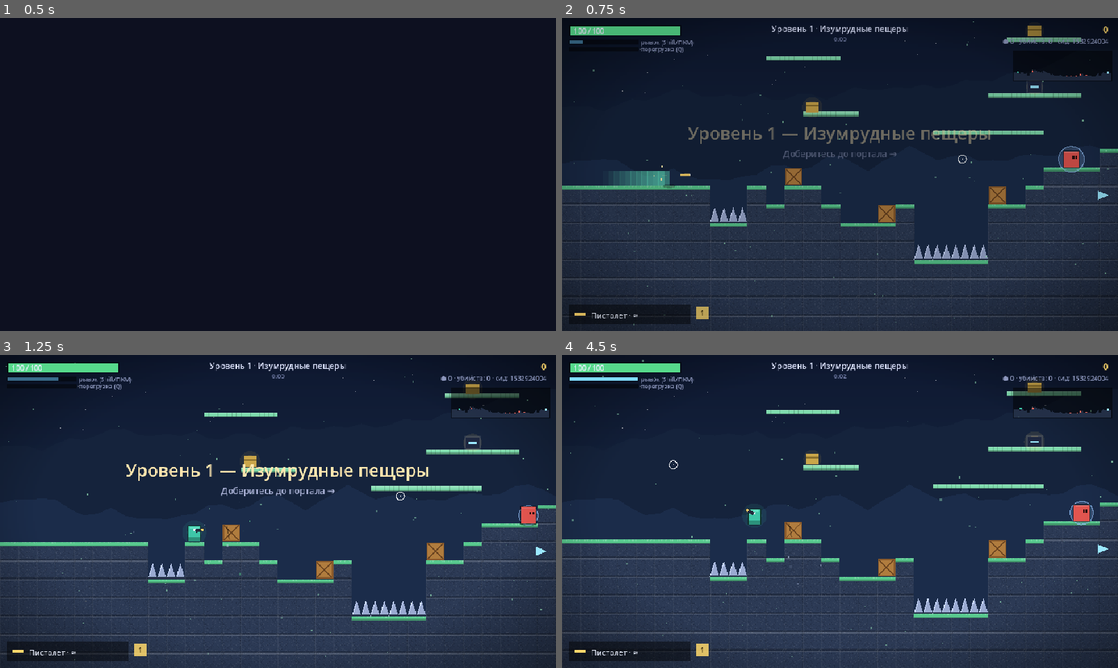
Above: before the commit, frames 1-4 (two rows, left to right).
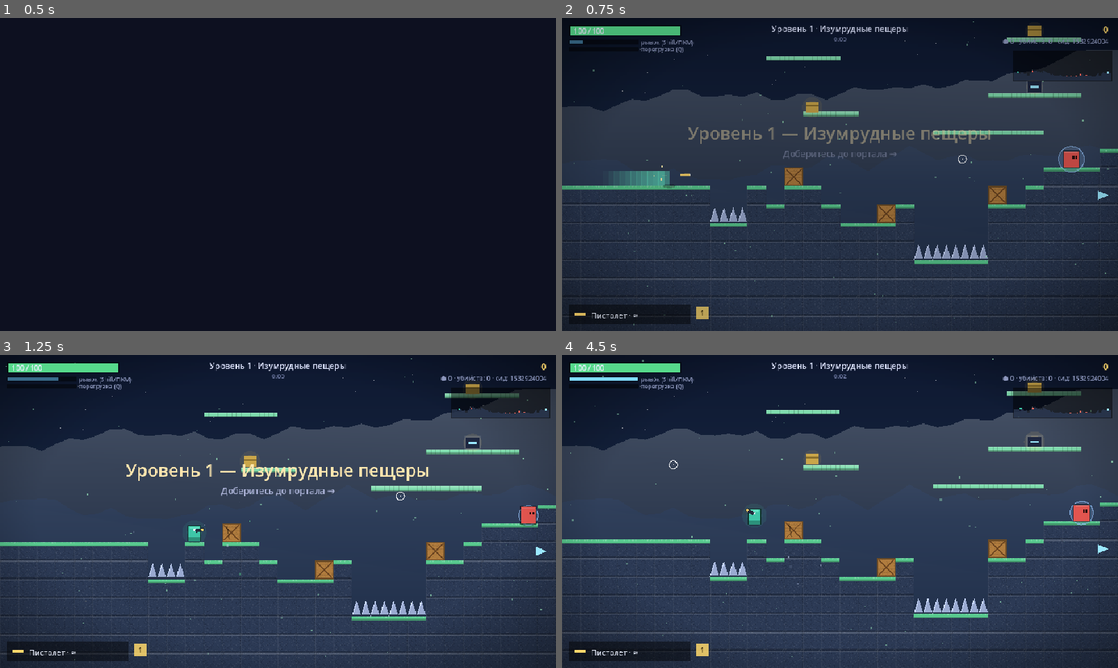
Above: after the commit, the same moments.

Repository: agent-carl/probable-enigma
Game: Godot game, scene res://Main.tscn
The game is run twice, just before and just after one commit, with the same random seed, the same clock (stepped at 60 frames per second) and the same inputs.
Inputs (mouse positions are in pixels of both pictures, inside the frame that each line leads up to):
- Up to frame 1 (0.5 s): no input
- Up to frame 2 (0.75 s): tap Enter at 0.5 s; move the mouse to (962, 158) at 0.52 s; hold D from 0.53 s (still down); hold Shift from 0.53 s (still down); click (962, 158) at 0.67 s
- Up to frame 3 (1.25 s): keep holding D; keep holding Shift; tap Space at 0.77, 1.07 s
- Up to frame 4 (4.5 s): move the mouse to (728, 527) at 1.27 s; release D at 1.28 s; release Shift at 1.28 s; hold S 1.28-2.03 s; tap Q at 1.35 s; tap Space at 1.52, 1.82, 3.02, 3.32, 3.5, 3.77, 4.07 s; move the mouse to (895, 442) at 2.02 s; hold D 2.03-2.78 s; tap 1 at 2.1 s; move the mouse to (812, 574) at 2.77 s; hold W 2.78-3.53 s; tap P at 2.85 s; click (812, 574) at 2.92 s; move the mouse to (1006, 558) at 3.52 s; hold A from 3.53 s (still down); tap M at 3.6 s; tap Enter at 4.25, 4.35 s; move the mouse to (673, 464) at 4.27 s

Frame 1 is identical in both runs. In frame 2, 20% of the frame differs, in the area x 0-100%, y 10-66%; in frame 3, 22%; in frame 4, 22%, in the area x 0-100%, y 10-71%.

Commit message:
Graphics pass 3: gradient parallax hills and wood-grain crates
- Parallax hills now shaded with a vertical per-vertex gradient (lighter at
  the silhouette, darker toward the base) for depth
- Crates use a procedural wood-grain texture (fibers + dark frame) instead of
  flat fill, keeping the cross-plank/cracks overlay

Rendering only. Verified on Godot 4.6.3: parse clean, full suite passes (27
sections); rendered with 0 errors.

https://claude.ai/code/session_01CUUtNpiNcdpS7KL7R6tZmp

Diff:
--- a/godot/Game.gd
+++ b/godot/Game.gd
@@ -151,6 +151,7 @@
 var ground_tex: ImageTexture = null   # пиксель-текстура камня
 var grass_tex: ImageTexture = null    # текстура травянистой кромки
 var plat_tex: ImageTexture = null     # текстура односторонней платформы
+var crate_tex: ImageTexture = null    # текстура дерева ящика
 var _cam_draw := Vector2.ZERO   # текущее смещение камеры в кадре (с тряской)
 var afterimages := []  # следы рывка [{x,y,life}]
 var ambient := []      # атмосферные частицы по теме (экранное пространство)
@@ -196,6 +197,7 @@
 	rng.randomize()
 	font = ThemeDB.fallback_font
 	_build_vignette()
+	_build_crate_texture()
 	_load_settings()
 	_apply_volume()
 	if not test_mode and DisplayServer.get_name() != "headless":
@@ -2372,6 +2374,23 @@
 
 	_draw_overlays()
 
+func _build_crate_texture() -> void:
+	# деревянный ящик: горизонтальная текстура волокон + тёмная рамка
+	var base := Color("#b07c3e")
+	var tr := RandomNumberGenerator.new()
+	tr.seed = 0xC0FFEE
+	var img := Image.create(TILE, TILE, false, Image.FORMAT_RGBA8)
+	for y in range(TILE):
+		var band := base.darkened(0.10) if (y % 6 < 1) else base
+		for x in range(TILE):
+			var c := band
+			if x < 2 or x >= TILE - 2 or y < 2 or y >= TILE - 2:
+				c = base.darkened(0.38)        # рамка
+			elif tr.randf() < 0.12:
+				c = c.darkened(0.10)           # волокна
+			img.set_pixel(x, y, c)
+	crate_tex = ImageTexture.create_from_image(img)
+
 func _build_vignette() -> void:
 	var g := Gradient.new()
 	g.set_offset(0, 0.0)
@@ -2414,10 +2433,17 @@
 		return
 	var ox: float = -fmod(c.x * par, 1920.0)
 	var oy: float = -c.y * 0.12 - 120
+	# вертикальный градиент по вершинам: светлее у силуэта, темнее у низа
+	var cols := PackedColorArray()
+	cols.resize(pts.size())
+	for i in range(pts.size()):
+		var t := clampf((760.0 - pts[i].y) / 480.0, 0.0, 1.0)
+		var sh := lerpf(-0.12, 0.20, t)
+		cols[i] = color.lightened(sh) if sh >= 0.0 else color.darkened(-sh)
 	# смещаем через трансформ, не пересобирая массив точек каждый кадр
 	for k in [-1, 0, 1]:
 		draw_set_transform(Vector2(ox + k * 1920, oy))
-		draw_colored_polygon(pts, color)
+		draw_polygon(pts, cols)
 	draw_set_transform(Vector2.ZERO)
 
 func _draw_tiles(c: Vector2) -> void:
@@ -2462,8 +2488,10 @@
 				var idx: int = ty * level.W + tx
 				var chp: float = level.crate_hp.get(idx, 24)
 				var dmgf := 1.0 - clampf(chp / 24.0, 0.0, 1.0)  # больше урона — заметнее трещины
-				draw_rect(Rect2(px + 1, py + 1, TILE - 2, TILE - 2), Color("#8a5a2b"))
-				draw_rect(Rect2(px + 3, py + 3, TILE - 6, TILE - 6), Color("#b07c3e"))
+				if crate_tex:
+					draw_texture_rect(crate_tex, Rect2(px, py, TILE, TILE), false)
+				else:
+					draw_rect(Rect2(px + 1, py + 1, TILE - 2, TILE - 2), Color("#b07c3e"))
 				# доски-крест
 				draw_line(Vector2(px + 3, py + 3), Vector2(px + TILE - 3, py + TILE - 3), Color("#6b4420"), 2.0)
 				draw_line(Vector2(px + TILE - 3, py + 3), Vector2(px + 3, py + TILE - 3), Color("#6b4420"), 2.0)
Not shown, changed: godot/README.md
